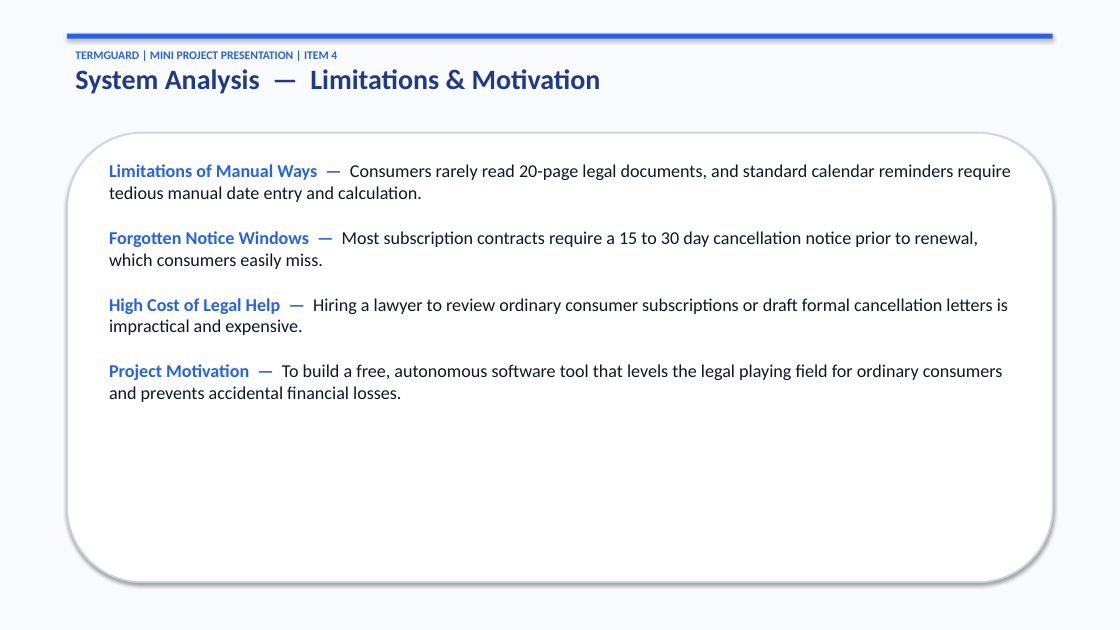
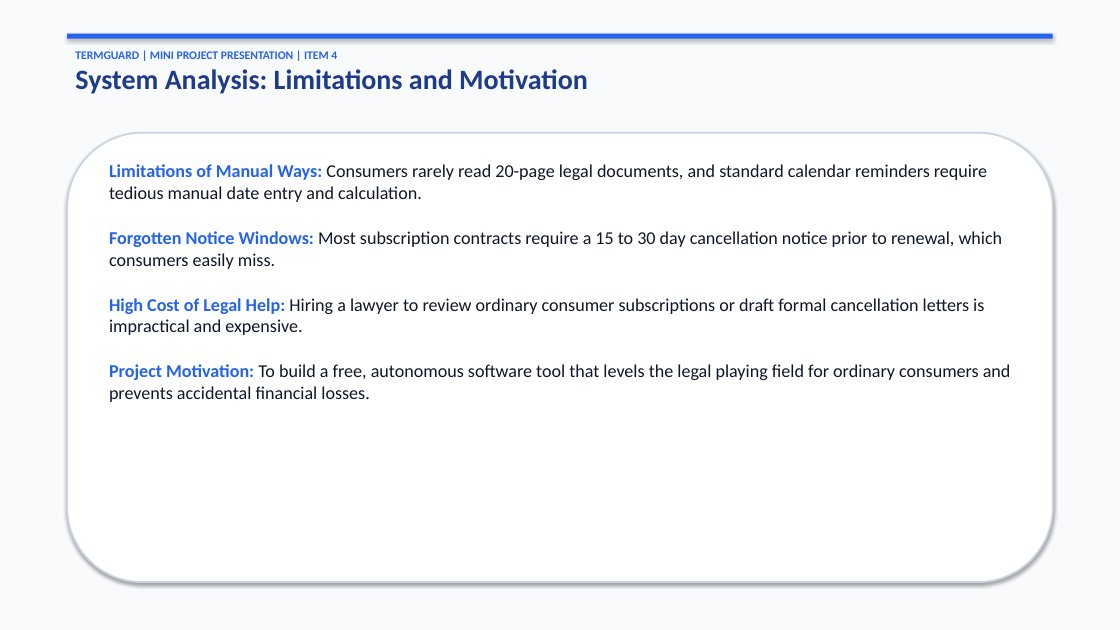
Before and after one commit to laxmiharshithrebally-a11y/TermGuard, a slide deck: slide 5 of TermGuard_Mini_Project_Presentation.pptx. Drawn at 1120x630 pixels with LibreOffice and Linux fonts; fonts in the diff are those of the drawing. Boxes give left, top, right and bottom in pixels: in the first picture for what was removed or moved away, otherwise in the second. Text is boxed around its words. In the diff, an @@ line names an element or a change of style, - is before the commit and + after.

```diff
--- a/TermGuard_Mini_Project_Presentation.pptx
+++ b/TermGuard_Mini_Project_Presentation.pptx
@@ text at bbox=[75, 69, 588, 94]: text changed @@
-System Analysis — Limitations & Motivation
+System Analysis: Limitations and Motivation
@@ text at bbox=[109, 164, 1011, 402]: text changed @@
-Limitations of Manual Ways — Consumers rarely read 20-page legal documents, and standard calendar reminders require tedious manual date entry and calculation.
-Forgotten Notice Windows — Most subscription contracts require a 15 to 30 day cancellation notice prior to renewal, which consumers easily miss.
-High Cost of Legal Help — Hiring a lawyer to review ordinary consumer subscriptions or draft formal cancellation letters is impractical and expensive.
-Project Motivation — To build a free, autonomous software tool that levels the legal playing field for ordinary consumers and prevents accidental financial losses.
+Limitations of Manual Ways: Consumers rarely read 20-page legal documents, and standard calendar reminders require tedious manual date entry and calculation.
+Forgotten Notice Windows: Most subscription contracts require a 15 to 30 day cancellation notice prior to renewal, which consumers easily miss.
+High Cost of Legal Help: Hiring a lawyer to review ordinary consumer subscriptions or draft formal cancellation letters is impractical and expensive.
+Project Motivation: To build a free, autonomous software tool that levels the legal playing field for ordinary consumers and prevents accidental financial losses.
```
Also in this commit, not shown: 13 other slides changed, 1 other file.
